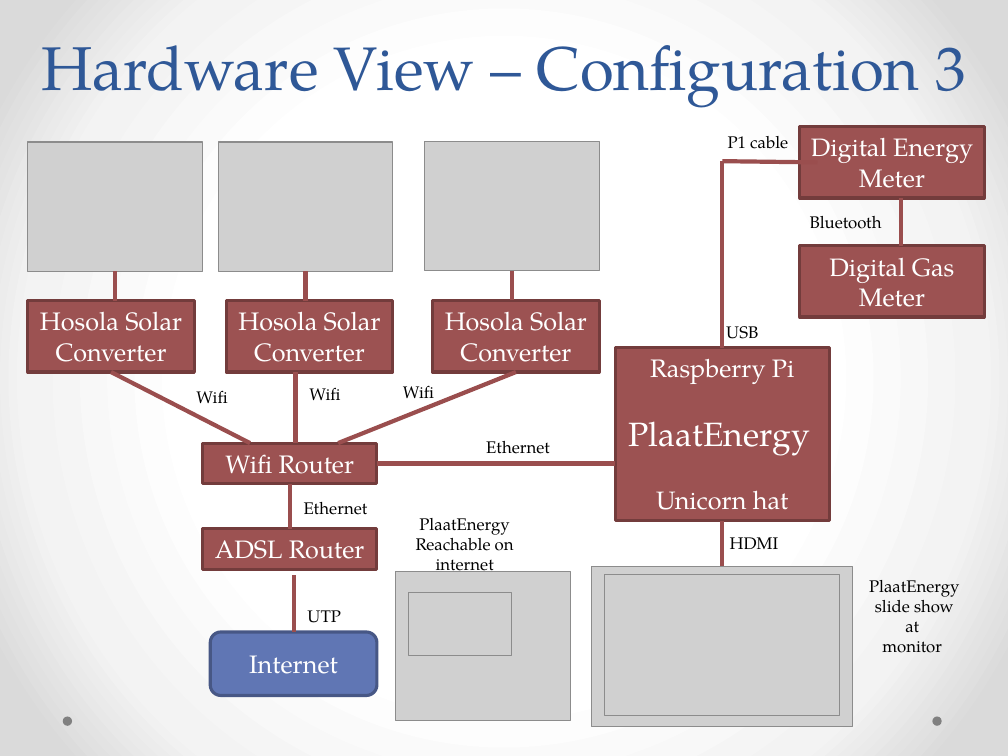
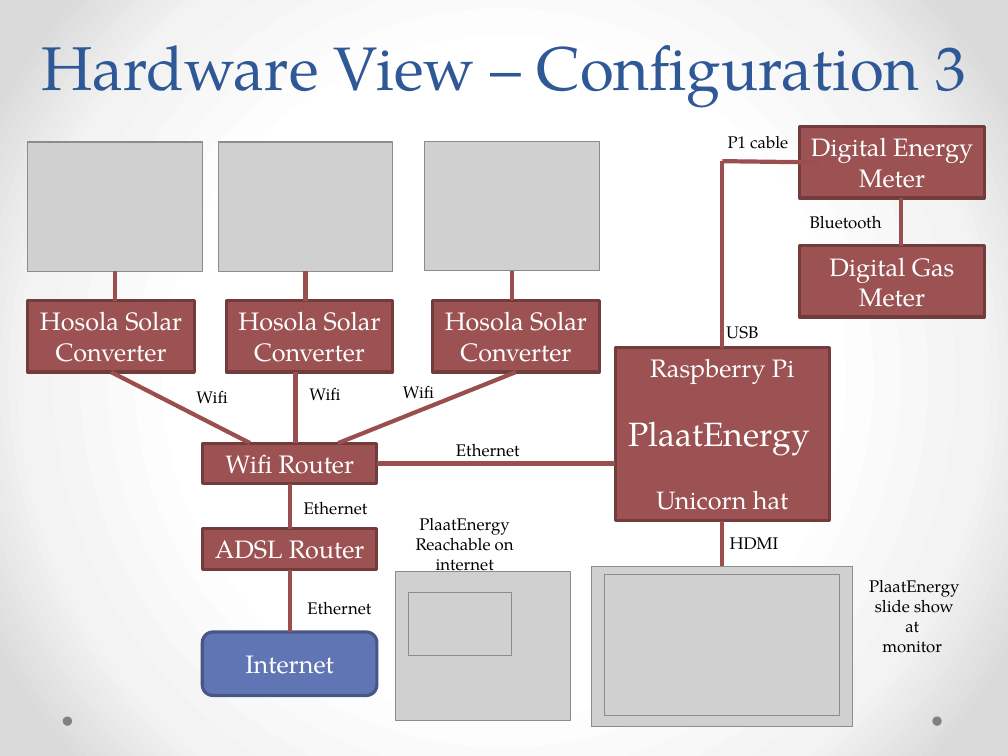
Before and after one commit to plaatsoft/plaatenergy, a slide deck: slide 8 of doc/ppt/PlaatEnergy Design.pptx. Drawn at 1008x756 pixels with LibreOffice and Linux fonts; fonts in the diff are those of the drawing; grey boxes stand for pictures. Boxes give left, top, right and bottom in pixels: in the first picture for what was removed or moved away, otherwise in the second. Text is boxed around its words. In the diff, an @@ line names an element or a change of style, - is before the commit and + after.

```diff
--- a/doc/ppt/PlaatEnergy Design.pptx
+++ b/doc/ppt/PlaatEnergy Design.pptx
@@ text "Ethernet" rewrapped from [486, 441, 550, 454] to [456, 444, 520, 463] @@
@@ line moved from (293, 632) - (293, 575) to (289, 632) - (289, 570) @@
@@ text at [307, 602, 371, 615]: text changed @@
-UTP
+Ethernet
@@ rounded rectangle "Internet": place and size @@
-rounded rectangle "Internet" at [211, 632, 377, 696]
+rounded rectangle "Internet" at [203, 632, 377, 696]
```
Also in this commit, not shown: 8 other slides changed, 1 slide added.
